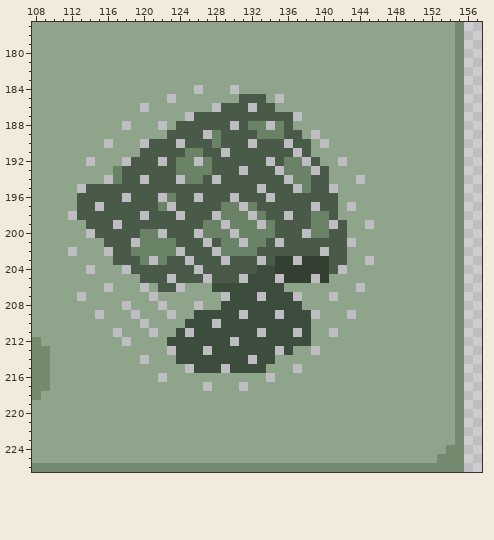
Pixel-art file: source-assets/nissy-girl-iteration.aseprite. The picture above is the old version.
400x800 pixels, 1 frame. Colours within 5 levels of each other are drawn and written as one. Shown: x 108..157, y 177..226.
The same view after the edit:
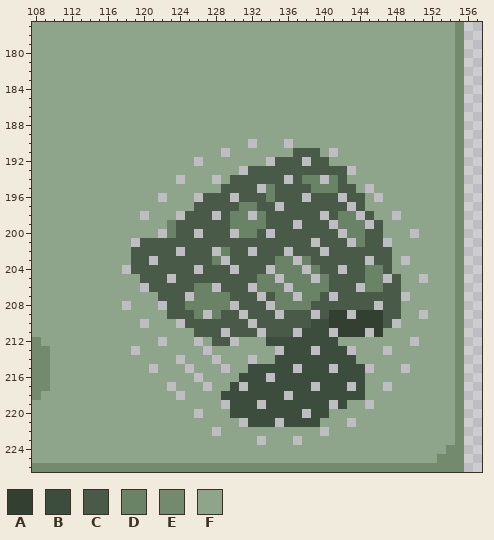
Palette (. is transparent): A #323f31  B #3d4d3d  C #495b48  D #6a8367  E #738a6e  F #8ea58c
Diff:
@@ x 108..157 @@
 183 FFFFFFFFFFFFFFFFFFFFFFFFFFFFFFFFFFFFFFFFFFFFFFFE..
-184 FFFFFFFFFFFFFFFFFF.FFF.FFFFFFFFFFFFFFFFFFFFFFFFE..
-185 FFFFFFFFFFFFFFF.FFFFFFFCCCF.FFFFFFFFFFFFFFFFFFFE..
-186 FFFFFFFFFFFF.FFFFFFF.CCC.CCFFFFFFFFFFFFFFFFFFFFE..
-187 FFFFFFFFFFFFFFFFF.CCCCCCCCCCC.FFFFFFFFFFFFFFFFFE..
-188 FFFFFFFFFF.FFF.FCCCCCC.CDD.DCFFFFFFFFFFFFFFFFFFE..
-189 FFFFFFFFFFFFFFFCCCC.DCCCCDDDCCF.FFFFFFFFFFFFFFFE..
-190 FFFFFFFF.FFF.CCC.CCCDCCC.CCC.CCF.FFFFFFFFFFFFFFE..
-191 FFFFFFFFFFFFCCCCCDDCC.CCCCCCC.CFFFFFFFFFFFFFFFFE..
-192 FFFFFF.FFF.CCC.CDD.DCCCCCC.CDD.CFF.FFFFFFFFFFFFE..
-193 FFFFFFFFFDCCCCCCDDDDCCC.CCC.DDD.CFFFFFFFFFFFFFFE..
-194 FFFFFFFF.DCC.CCC.DDC.CCCCCCC.DDCCFFF.FFFFFFFFFFE..
-195 FFFFF.CCCCCCCCCCCCCCCCCCC.CCC.DCC.FFFFFFFFFFFFFE..
-196 FFFFFCCCCC.CCC.DCC.CCC.CCC.CCCCCCCFFFFFFFFFFFFFE..
-197 FFFFFCC.CCCCCCD.CCCCCDD.DCCCCCC.CCF.FFFFFFFFFFFE..
-198 FFFF.CCCCCCC.CCC.CCC.DDD.DCC.CCDDCFFFFFFFFFFFFFE..
-199 FFFFFFCCC.CCCCCCCCCDD.DDD.DCCCCDD.CFF.FFFFFFFFFE..
-200 FFFFFF.CCCCCDD.CCC.DDD.DDDDCCC.DDCCFFFFFFFFFFFFE..
-201 FFFFFFFFCCC.DDDDCCC.CDD.DDC.CCCCCCC.FFFFFFFFFFFE..
-202 FFFF.FFF.CCDDDDD.CCC.DDDDCCCCCCC.CCFFFFFFFFFFFFE..
-203 FFFFFFFFFCCCD.DCC.CCC.CCC.CAA.AAACCFF.FFFFFFFFFE..
-204 FFFFFF.FFF.CCCCCCC.CCCCCCBBAAAAAAC.FFFFFFFFFFFFE..
-205 FFFFFFFFFFFFCCC.CCC.CCC.BBB.AAA.AFFFFFFFFFFFFFFE..
-206 FFFFFFFF.FFF.FCC.FFFBBBBBBBBFFFFFFFF.FFFFFFFFFFE..
-207 FFFFF.FFFFFFF.FFFFFFF.BBB.BBB.FFF.FFFFFFFFFFFFFE..
-208 FFFFFFFFFF.FFF.FFF.FFBBBBBBBBBFFFFFFFFFFFFFFFFFE..
-209 FFFFFFF.FFF.FFF.FFBBBBB.BBB.BBB.FFF.FFFFFFFFFFFE..
-210 FFFFFFFFFFFF.FFFFBBB.BBBBBBBBBBFFFFFFFFFFFFFFFFE..
-211 FFFFFFFFF.FFF.FFB.BBBBBBB.BBB.BFF.FFFFFFFFFFFFFE..
-212 EFFFFFFFFF.FFFFBBBBBBB.BBBBBBBBFFFFFFFFFFFFFFFFE..
-213 EEFFFFFFFFFFFFF.BBB.BBBBBBB.BFF.FFFFFFFFFFFFFFFE..
-214 EEFFFFFFFFFF.FFFBBBBBBBB.BBFFFFFFFFFFFFFFFFFFFFE..
-215 EEFFFFFFFFFFFFFFF.BBB.BBBBFFF.FFFFFFFFFFFFFFFFFE..
-216 EEFFFFFFFFFFFF.FFFFFFFFFFF.FFFFFFFFFFFFFFFFFFFFE..
-217 EEFFFFFFFFFFFFFFFFF.FFF.FFFFFFFFFFFFFFFFFFFFFFFE..
-218 EFFFFFFFFFFFFFFFFFFFFFFFFFFFFFFFFFFFFFFFFFFFFFFE..
-219 FFFFFFFFFFFFFFFFFFFFFFFFFFFFFFFFFFFFFFFFFFFFFFFE..
-220 FFFFFFFFFFFFFFFFFFFFFFFFFFFFFFFFFFFFFFFFFFFFFFFE..
-221 FFFFFFFFFFFFFFFFFFFFFFFFFFFFFFFFFFFFFFFFFFFFFFFE..
-222 FFFFFFFFFFFFFFFFFFFFFFFFFFFFFFFFFFFFFFFFFFFFFFFE..
-223 FFFFFFFFFFFFFFFFFFFFFFFFFFFFFFFFFFFFFFFFFFFFFFFE..
+184 FFFFFFFFFFFFFFFFFFFFFFFFFFFFFFFFFFFFFFFFFFFFFFFE..
+185 FFFFFFFFFFFFFFFFFFFFFFFFFFFFFFFFFFFFFFFFFFFFFFFE..
+186 FFFFFFFFFFFFFFFFFFFFFFFFFFFFFFFFFFFFFFFFFFFFFFFE..
+187 FFFFFFFFFFFFFFFFFFFFFFFFFFFFFFFFFFFFFFFFFFFFFFFE..
+188 FFFFFFFFFFFFFFFFFFFFFFFFFFFFFFFFFFFFFFFFFFFFFFFE..
+189 FFFFFFFFFFFFFFFFFFFFFFFFFFFFFFFFFFFFFFFFFFFFFFFE..
+190 FFFFFFFFFFFFFFFFFFFFFFFF.FFF.FFFFFFFFFFFFFFFFFFE..
+191 FFFFFFFFFFFFFFFFFFFFF.FFFFFFFCCCF.FFFFFFFFFFFFFE..
+192 FFFFFFFFFFFFFFFFFF.FFFFFFF.CCC.CCFFFFFFFFFFFFFFE..
+193 FFFFFFFFFFFFFFFFFFFFFFF.CCCCCCCCCCC.FFFFFFFFFFFE..
+194 FFFFFFFFFFFFFFFF.FFF.FCCCCCC.CDD.DCFFFFFFFFFFFFE..
+195 FFFFFFFFFFFFFFFFFFFFFCCCC.DCCCCDDDCCF.FFFFFFFFFE..
+196 FFFFFFFFFFFFFF.FFF.CCC.CCCDCCC.CCC.CCF.FFFFFFFFE..
+197 FFFFFFFFFFFFFFFFFFCCCCCDDCC.CCCCCCC.CFFFFFFFFFFE..
+198 FFFFFFFFFFFF.FFF.CCC.CDD.DCCCCCC.CDD.CFF.FFFFFFE..
+199 FFFFFFFFFFFFFFFDCCCCCCDDDDCCC.CCC.DDD.CFFFFFFFFE..
+200 FFFFFFFFFFFFFF.DCC.CCC.DDC.CCCCCCC.DDCCFFF.FFFFE..
+201 FFFFFFFFFFF.CCCCCCCCCCCCCCCCCCC.CCC.DCC.FFFFFFFE..
+202 FFFFFFFFFFFCCCCC.CCC.DCC.CCC.CCC.CCCCCCCFFFFFFFE..
+203 FFFFFFFFFFFCC.CCCCCCD.CCCCCDD.DCCCCCC.CCF.FFFFFE..
+204 FFFFFFFFFF.CCCCCCC.CCC.CCC.DDD.DCC.CCDDCFFFFFFFE..
+205 FFFFFFFFFFFFCCC.CCCCCCCCCDD.DDD.DCCCCDD.CFF.FFFE..
+206 FFFFFFFFFFFF.CCCCCDD.CCC.DDD.DDDDCCC.DDCCFFFFFFE..
+207 FFFFFFFFFFFFFFCCC.DDDDCCC.CDD.DDC.CCCCCCC.FFFFFE..
+208 FFFFFFFFFF.FFF.CCDDDDD.CCC.DDDDCCCCCCC.CCFFFFFFE..
+209 FFFFFFFFFFFFFFFCCCD.DCC.CCC.CCC.CAA.AAACCFF.FFFE..
+210 FFFFFFFFFFFF.FFF.CCCCCCC.CCCCCCBBAAAAAAC.FFFFFFE..
+211 FFFFFFFFFFFFFFFFFFCCC.CCC.CCC.BBB.AAA.AFFFFFFFFE..
+212 EFFFFFFFFFFFFF.FFF.FCC.FFFBBBBBBBBFFFFFFFF.FFFFE..
+213 EEFFFFFFFFF.FFFFFFF.FFFFFFF.BBB.BBB.FFF.FFFFFFFE..
+214 EEFFFFFFFFFFFFFF.FFF.FFF.FFBBBBBBBBBFFFFFFFFFFFE..
+215 EEFFFFFFFFFFF.FFF.FFF.FFBBBBB.BBB.BBB.FFF.FFFFFE..
+216 EEFFFFFFFFFFFFFFFF.FFFFBBB.BBBBBBBBBBFFFFFFFFFFE..
+217 EEFFFFFFFFFFFFF.FFF.FFB.BBBBBBB.BBB.BFF.FFFFFFFE..
+218 EFFFFFFFFFFFFFFF.FFFFBBBBBBB.BBBBBBBBFFFFFFFFFFE..
+219 FFFFFFFFFFFFFFFFFFFFF.BBB.BBBBBBB.BFF.FFFFFFFFFE..
+220 FFFFFFFFFFFFFFFFFF.FFFBBBBBBBB.BBFFFFFFFFFFFFFFE..
+221 FFFFFFFFFFFFFFFFFFFFFFF.BBB.BBBBFFF.FFFFFFFFFFFE..
+222 FFFFFFFFFFFFFFFFFFFF.FFFFFFFFFFF.FFFFFFFFFFFFFFE..
+223 FFFFFFFFFFFFFFFFFFFFFFFFF.FFF.FFFFFFFFFFFFFFFFFE..
 224 FFFFFFFFFFFFFFFFFFFFFFFFFFFFFFFFFFFFFFFFFFFFFFEE..
